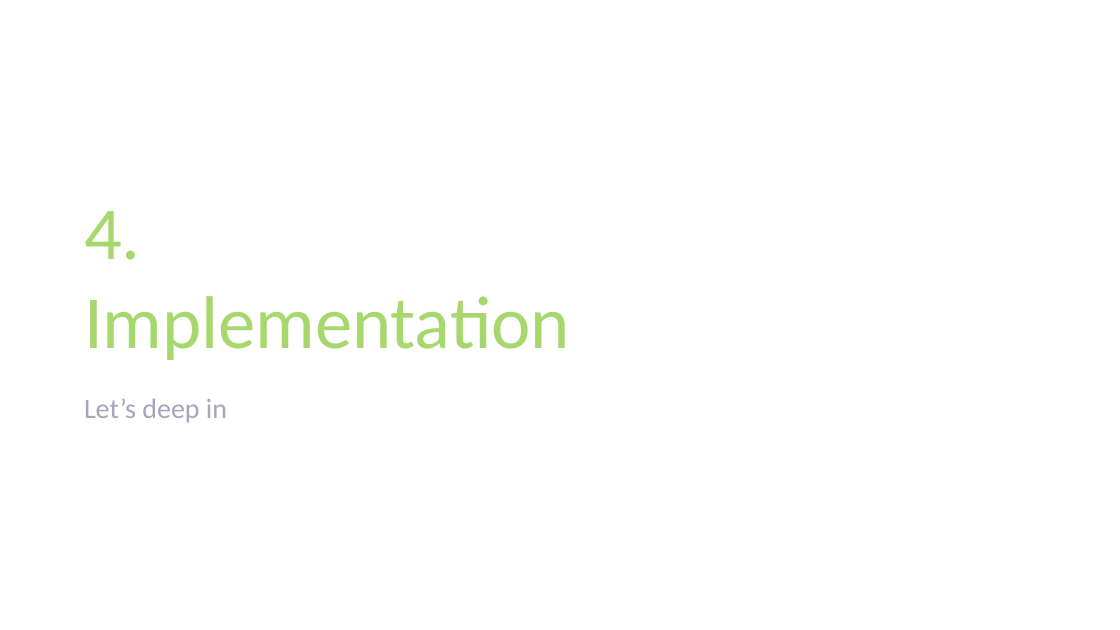
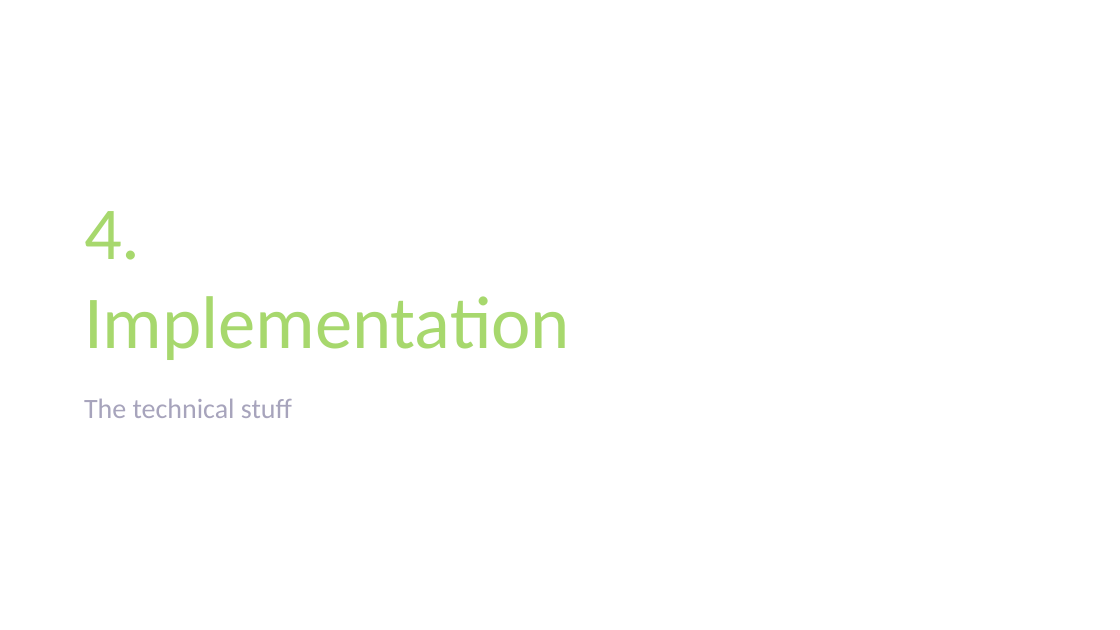
Before and after one commit to keremg/outsurfing, a slide deck: slide 26 of documents/Presentation_new.pptx. Drawn at 1120x630 pixels with LibreOffice and Linux fonts; fonts in the diff are those of the drawing; background and template pictures are left out. Boxes give left, top, right and bottom in pixels: in the first picture for what was removed or moved away, otherwise in the second. Text is boxed around its words. In the diff, an @@ line names an element or a change of style, - is before the commit and + after.

Commit message:
updated slides

```diff
--- a/documents/Presentation_new.pptx
+++ b/documents/Presentation_new.pptx
@@ subtitle at (84,399,292,418): text changed @@
-Let’s deep in
+The technical stuff
```
